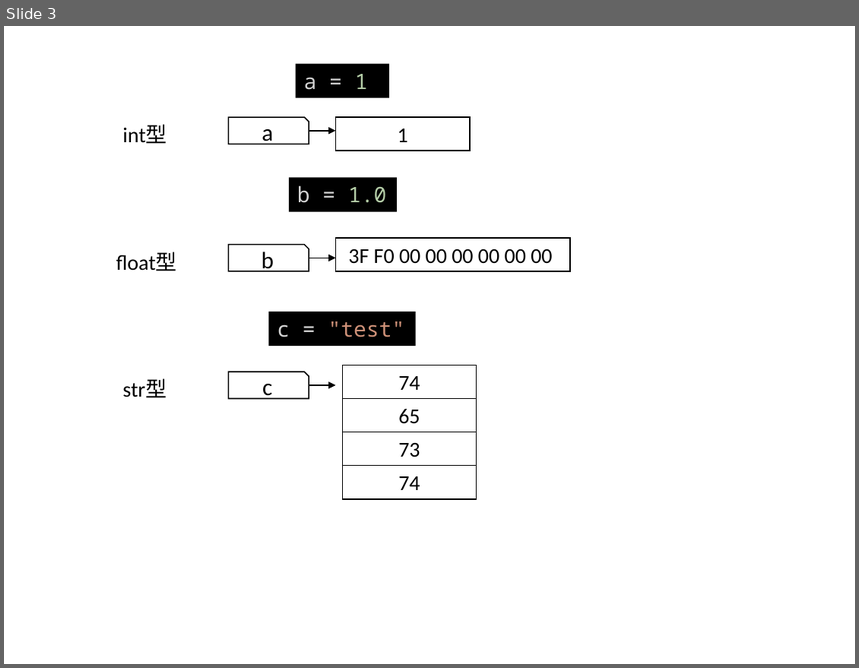
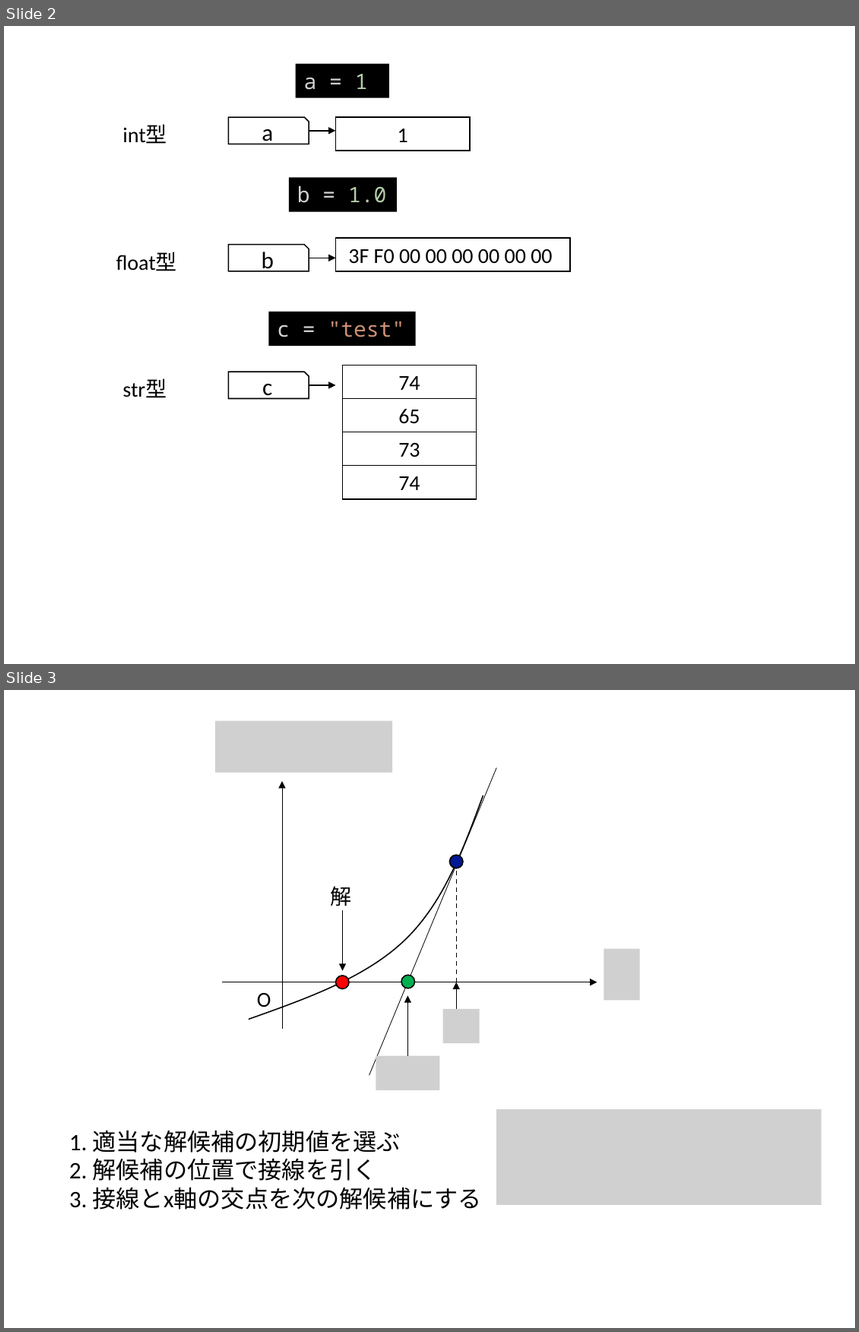
Before and after one commit to kaityo256/python_zero, a slide deck: basic/fig/fig.pptx. Shown one above the other, each under a label of ours: slide 3 before the commit, slides 2 and 3 after it. The pictures are 859x668 and 859x1332 pixels, drawn with LibreOffice and Linux fonts; fonts in the diff are those of the drawing; grey boxes stand for pictures. Boxes give left, top, right and bottom in pixels: in the first picture for what was removed or moved away, otherwise in the second. Text is boxed around its words. In the diff, an @@ line names an element or a change of style, - is before the commit and + after.

```diff
--- a/basic/fig/fig.pptx
+++ b/basic/fig/fig.pptx
@@ slide 3 added at [4,690,855,1328], background #FFFFFF @@
@@ picture added at [215,720,392,773] @@
@@ line added from (496, 768) to (369, 1075), #000000 0.5 pt @@
@@ freeform shape added at [248,796,484,1019], outline #000000 1 pt @@
@@ arrow added from (282, 1030) to (282, 781), #000000 0.5 pt @@
@@ ellipse added at [450,855,464,869], fill #011893, outline #000000 1 pt @@
@@ line added from (456, 983) to (456, 869), #000000 1 pt dashed @@
@@ text added at [330,886,351,907], 18 pt, text #000000 @@
+解
@@ arrow added from (343, 910) to (343, 971), #000000 0.5 pt @@
@@ picture added at [604,948,640,1001] @@
@@ arrow added from (222, 983) to (598, 983), #000000 0.5 pt @@
@@ ellipse added at [336,976,350,989], fill #FF0000, outline #000000 1 pt @@
@@ ellipse added at [401,975,415,989], fill #00B050, outline #000000 1 pt @@
@@ arrow added from (456, 1016) to (456, 983), #000000 0.5 pt @@
@@ text added at [257,993,272,1011], 18 pt, text #000000 @@
+O
@@ arrow added from (408, 1056) to (408, 996), #000000 0.5 pt @@
@@ picture added at [443,1009,480,1043] @@
@@ picture added at [376,1056,439,1090] @@
@@ picture added at [496,1110,822,1205] @@
@@ text added at [69,1131,482,1210], 20 pt, text #000000 @@
+1. 適当な解候補の初期値を選ぶ
+2. 解候補の位置で接線を引く
+3. 接線とx軸の交点を次の解候補にする
@@ what was slide 3 is now slide 2 @@
```
Also in this commit, not shown: 2 other files.
